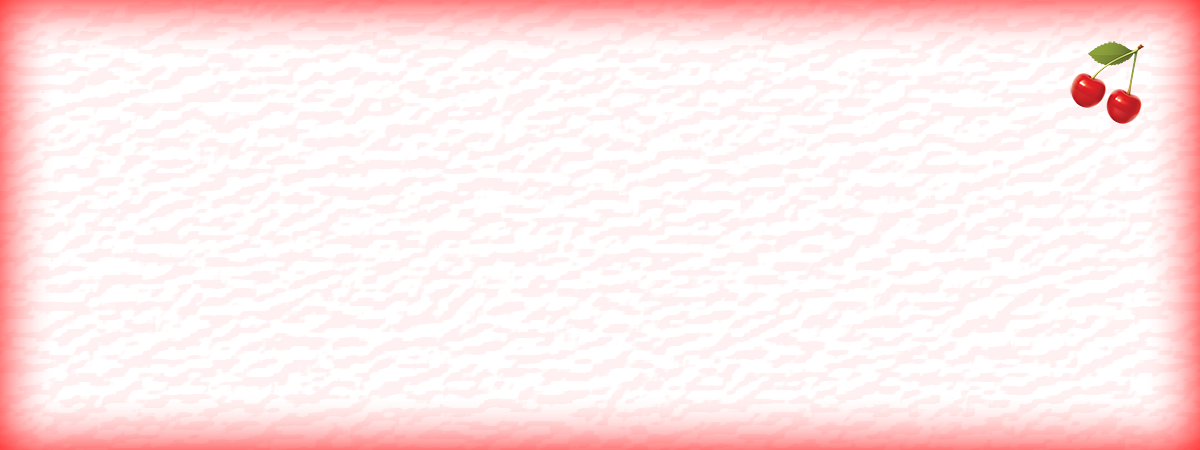
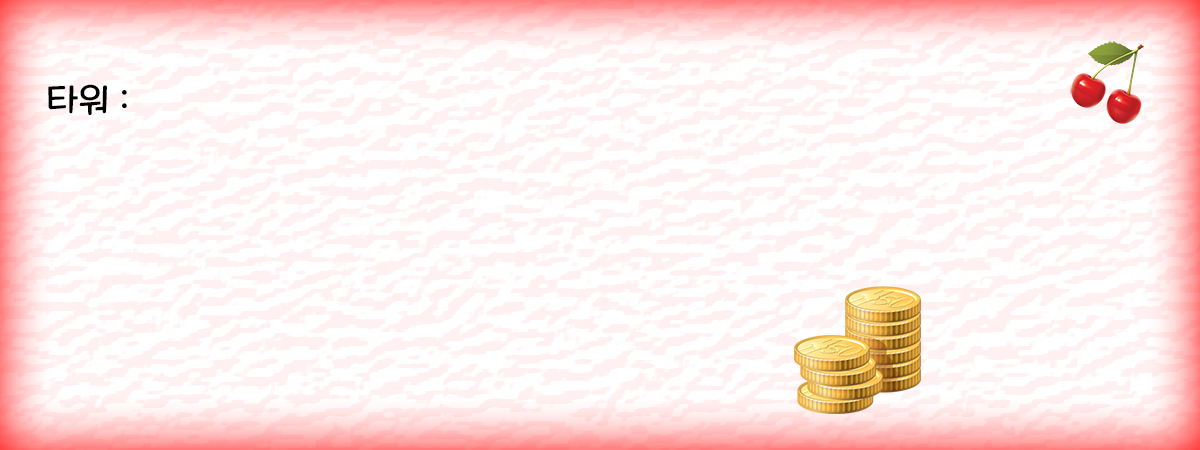
Revision of a layered 1200×450 image; what changed, layer by layer:
added layer "Layer 2" above "타워 :" over [794, 286, 921, 414]
added layer "타워 :" above "Layer 1" over [48, 84, 127, 115]
